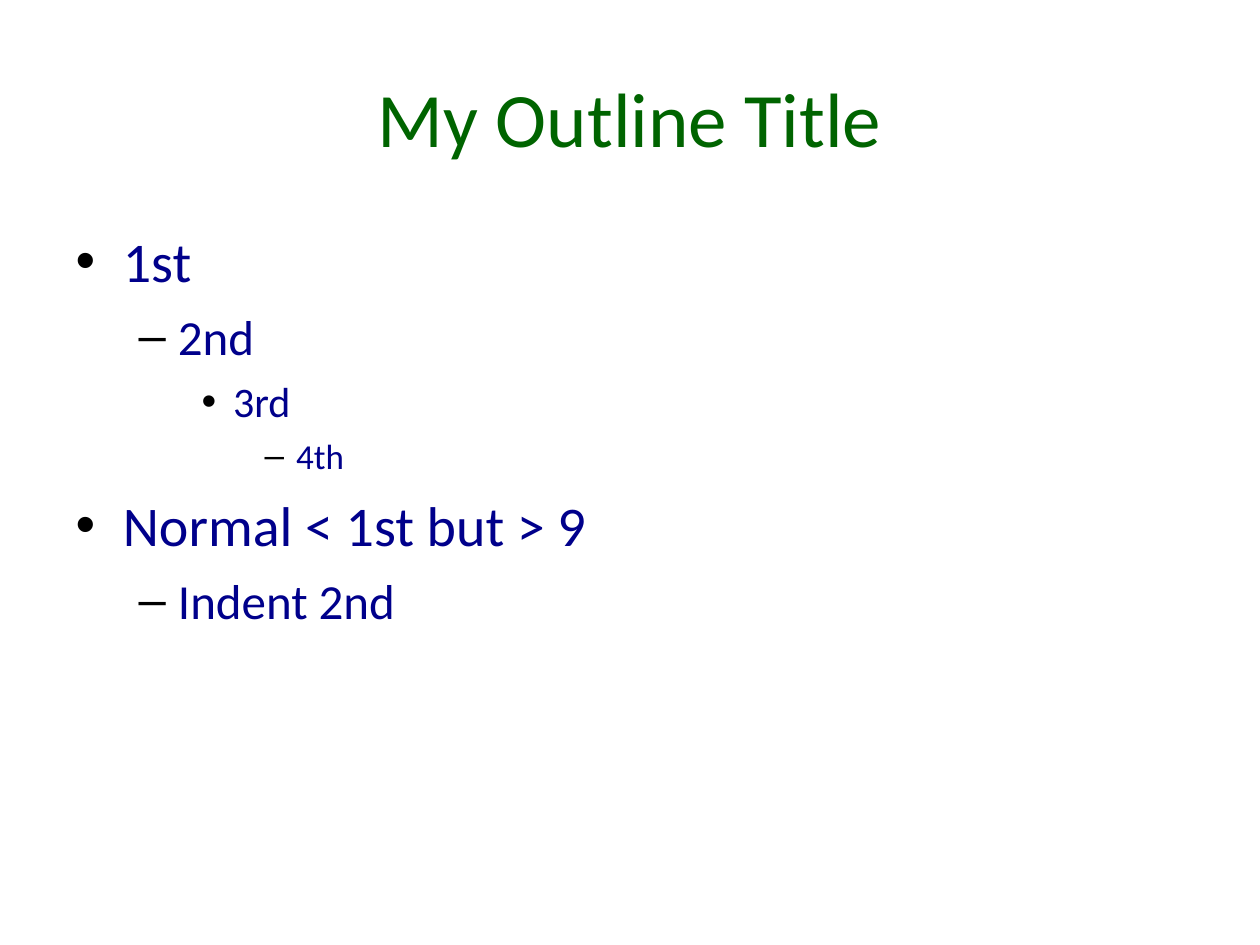
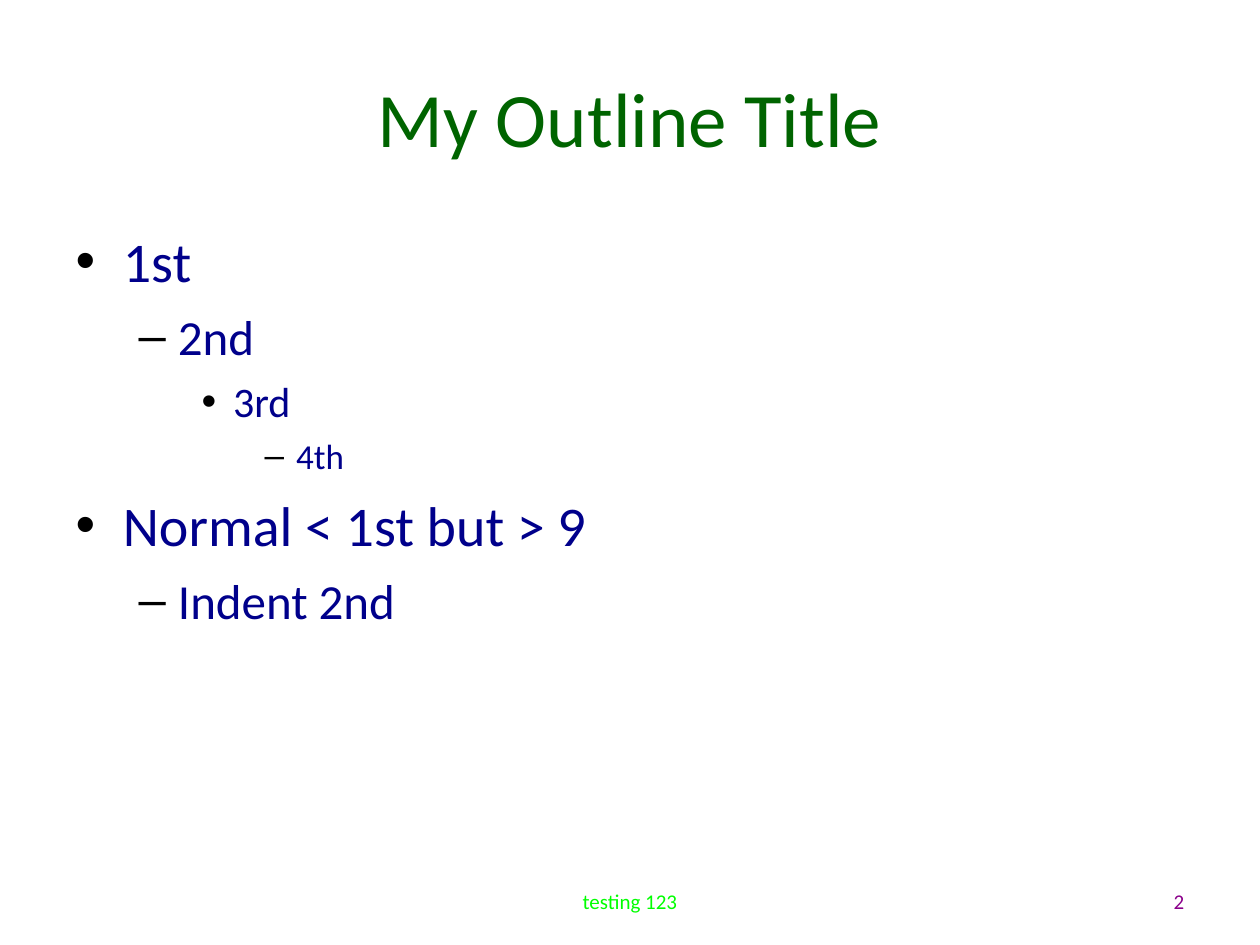
Before and after one commit to sonofeft/ODPSlides, a slide deck: slide 2 of odpslides/my_ppt.odp. Drawn at 1260x945 pixels with LibreOffice and Linux fonts; fonts in the diff are those of the drawing. Boxes give left, top, right and bottom in pixels: in the first picture for what was removed or moved away, otherwise in the second. Text is boxed around its words. In the diff, an @@ line names an element or a change of style, - is before the commit and + after.

```diff
--- a/odpslides/my_ppt.odp
+++ b/odpslides/my_ppt.odp
@@ text added at <box>583,894,677,913</box>, 12 pt, text #00FF00 @@
+testing 123
@@ page number added at <box>1174,895,1185,909</box>, 12 pt, text #8B008B @@
+2
```
Also in this commit, not shown: 1 other slide changed, 3 other files.
